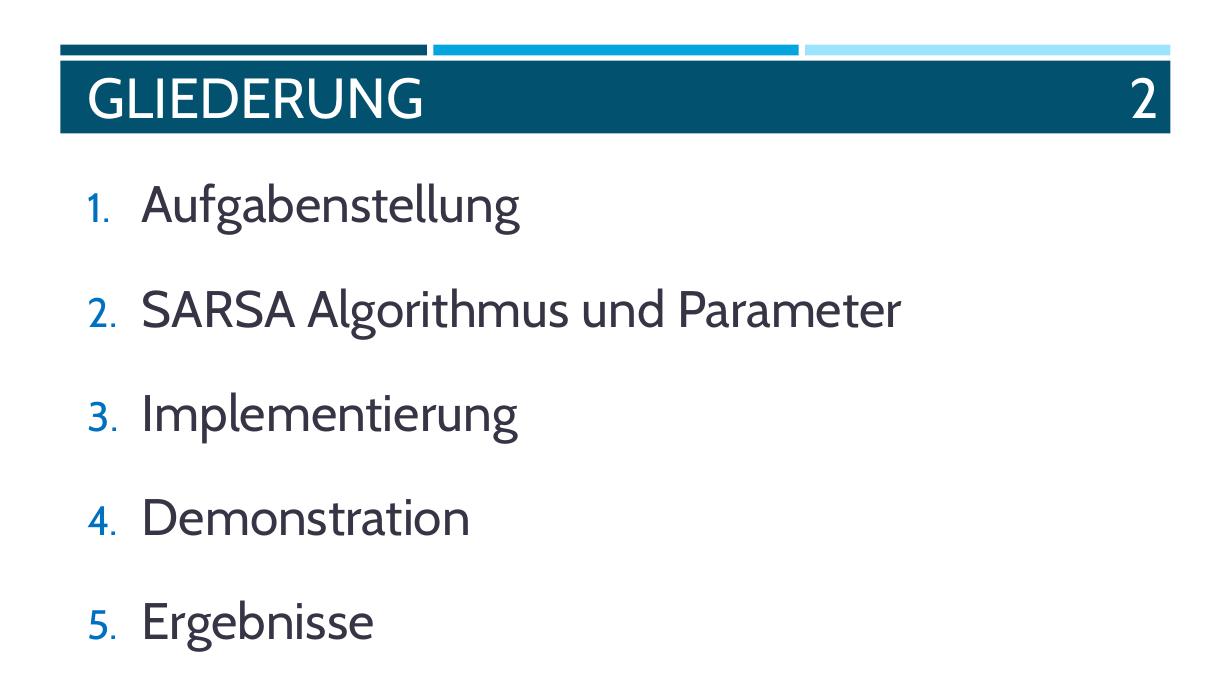
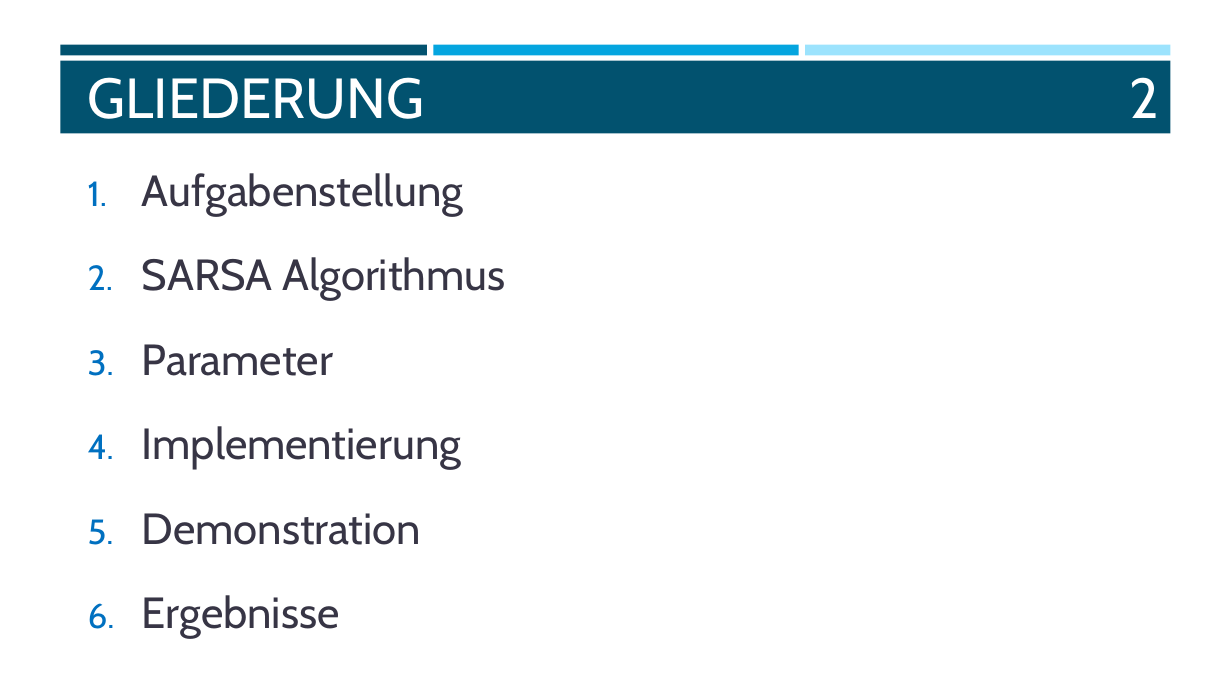
Before and after one commit to mzakarian/Reinforcement-Learning-SARSA-Q-Learning, a slide deck: slide 2 of misc/WISSEN.pptx. Drawn at 1232x693 pixels with LibreOffice and Linux fonts; fonts in the diff are those of the drawing. Boxes give left, top, right and bottom in pixels: in the first picture for what was removed or moved away, otherwise in the second. Text is boxed around its words. In the diff, an @@ line names an element or a change of style, - is before the commit and + after.

```diff
--- a/misc/WISSEN.pptx
+++ b/misc/WISSEN.pptx
@@ text at (142, 173, 463, 639): size 40 to 34 pt in "Aufgabenstellung", "Implementierung", "Demonstration", "Ergebnisse"; line spacing 1.4 to 1.3; less space between paragraphs @@
@@ text at (142, 257, 506, 376): text changed; size 40 to 34 pt @@
-2. SARSA Algorithmus und Parameter
+2. SARSA Algorithmus
+3. Parameter
```
Also in this commit, not shown: 6 other slides changed, 3 slides added, 4 slides removed, 1 other file.
